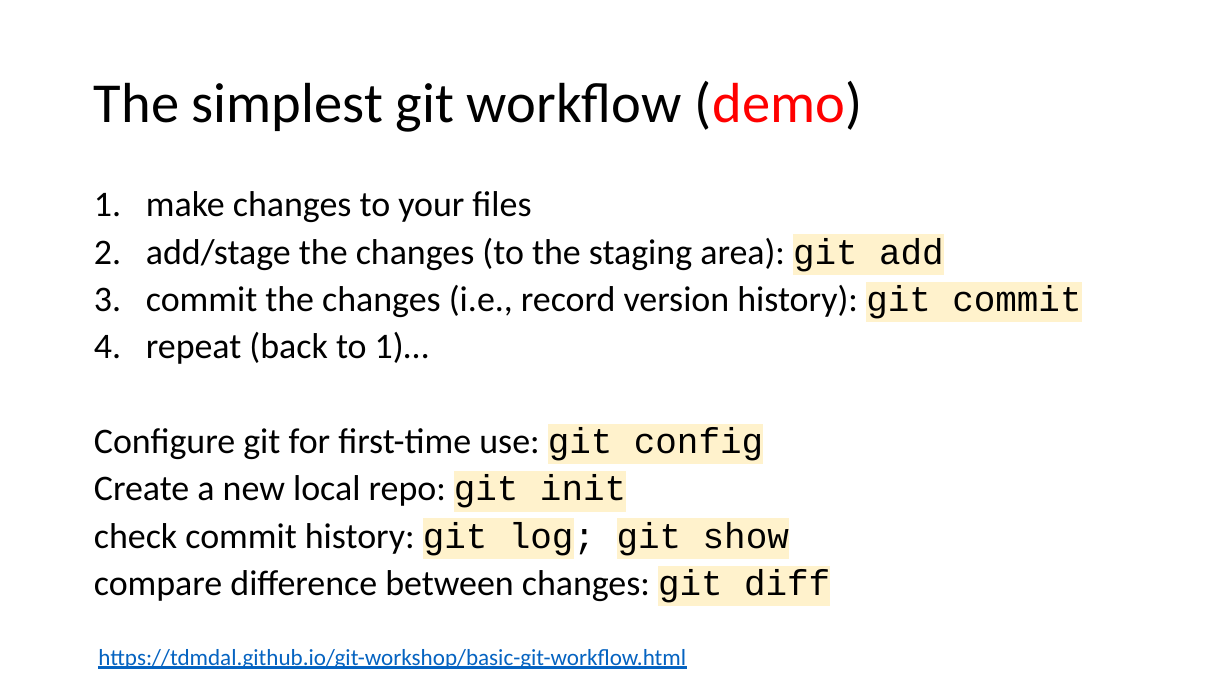
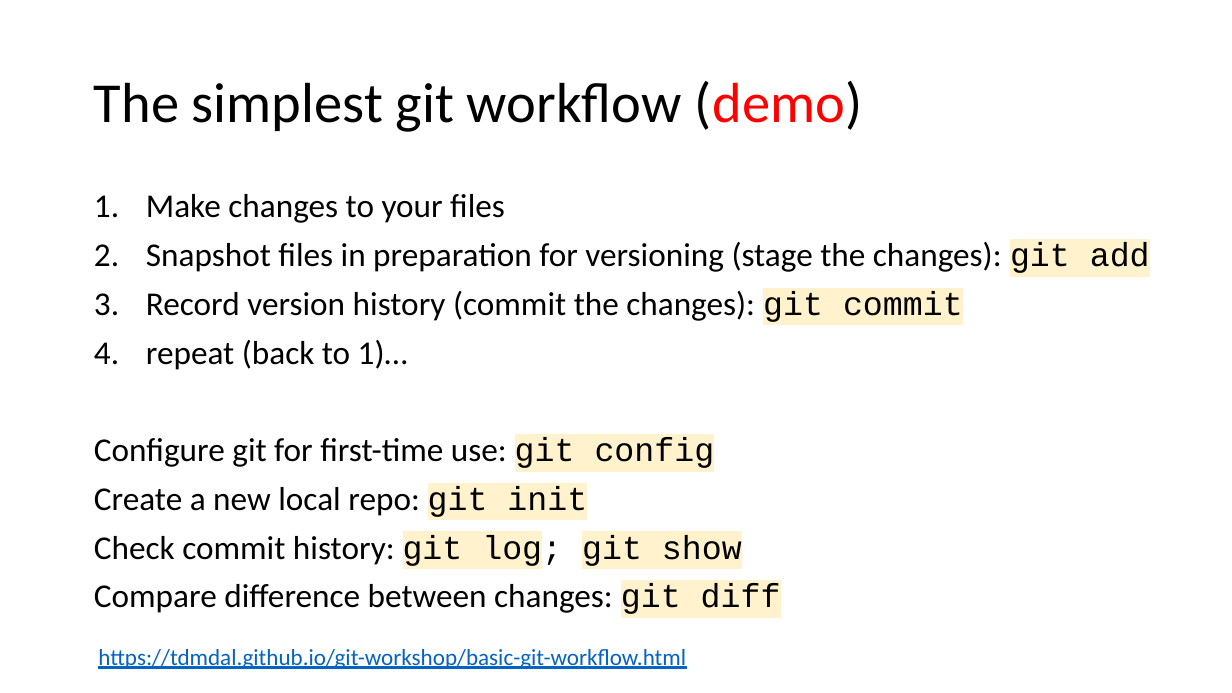
Before and after one commit to tdmdal/git-workshop, a slide deck: slide 8 of git_intro.pptx (slide 7 before the commit). Drawn at 1232x693 pixels with LibreOffice and Linux fonts; fonts in the diff are those of the drawing. Boxes give left, top, right and bottom in pixels: in the first picture for what was removed or moved away, otherwise in the second. Text is boxed around its words. In the diff, an @@ line names an element or a change of style, - is before the commit and + after.

```diff
--- a/git_intro.pptx
+++ b/git_intro.pptx
@@ text at [146,194,1150,322]: text changed; size 28 to 25.9 pt @@
-1. make changes to your files
-2. add/stage the changes (to the staging area): git add
-3. commit the changes (i.e., record version history): git commit
+1. Make changes to your files
+2. Snapshot files in preparation for versioning (stage the changes): git add
+3. Record version history (commit the changes): git commit
@@ text at [94,340,715,517]: size 28 to 25.9 pt in "repeat (back to 1)…", "Configure git for first-time use: git config", "Create a new local repo: git init"; line spacing 0.8 to 0.9 @@
@@ text at [94,534,781,614]: text changed; size 28 to 25.9 pt @@
-check commit history: git log; git show
-compare difference between changes: git diff
+Check commit history: git log; git show
+Compare difference between changes: git diff
```
Also in this commit, not shown: 18 other slides changed, 4 slides added, 1 slide removed, 2 other files.
